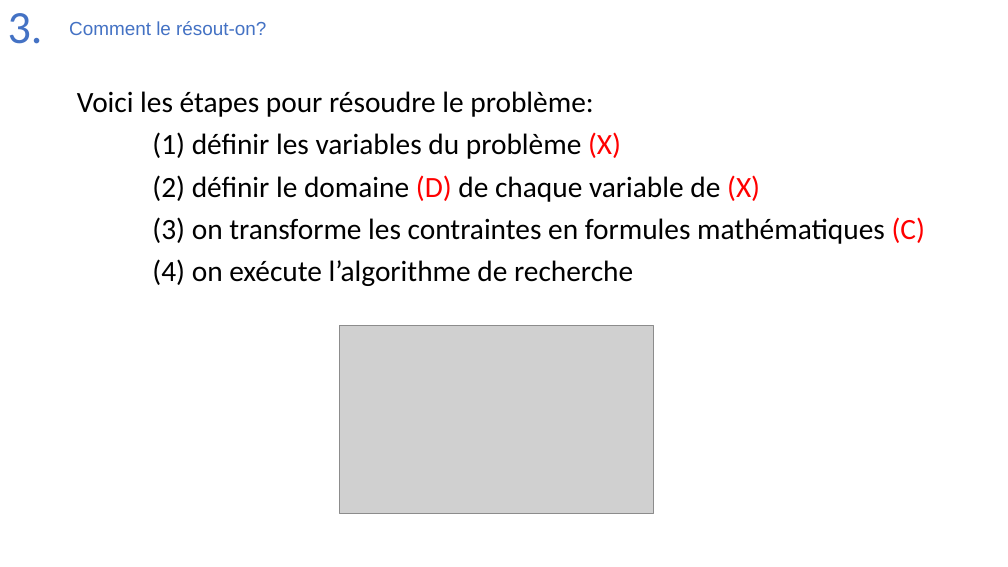
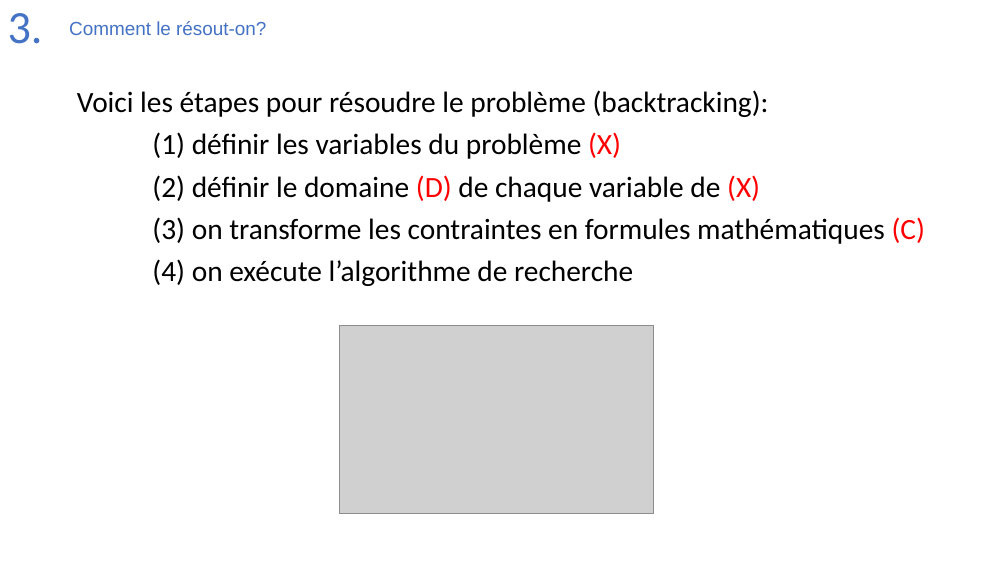
Before and after one commit to Joao-Quinta/Uni3eme, a slide deck: slide 10 of intelligenceArtificielle/Intelligence_artificielle_exam.pptx (slide 9 before the commit). Drawn at 1008x567 pixels with LibreOffice and Linux fonts; fonts in the diff are those of the drawing; grey boxes stand for pictures. Boxes give left, top, right and bottom in pixels: in the first picture for what was removed or moved away, otherwise in the second. Text is boxed around its words. In the diff, an @@ line names an element or a change of style, - is before the commit and + after.

```diff
--- a/intelligenceArtificielle/Intelligence_artificielle_exam.pptx
+++ b/intelligenceArtificielle/Intelligence_artificielle_exam.pptx
@@ text at bbox=[77, 90, 769, 117]: text changed @@
-Voici les étapes pour résoudre le problème:
+Voici les étapes pour résoudre le problème (backtracking):
```
Also in this commit, not shown: 7 other slides changed, 3 slides added.
